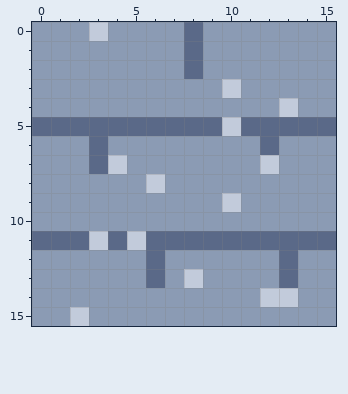
Two states of a pixel-art file, game/pixel-tiles/stone.aseprite. The picture above was drawn from the file before the commit.
16x16 pixels, 1 frame.
Once edited:
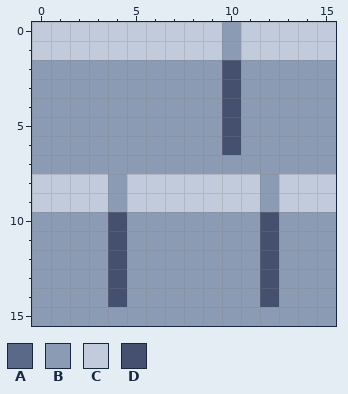
Palette (. is transparent): A #5a6988  B #8b9bb4  C #c2cbdb  D #454f6e
From old to new:
@@ x 0..15 @@
- 0 BBBCBBBBABBBBBBB
- 1 BBBBBBBBABBBBBBB
- 2 BBBBBBBBABBBBBBB
- 3 BBBBBBBBBBCBBBBB
- 4 BBBBBBBBBBBBBCBB
- 5 AAAAAAAAAACAAAAA
- 6 BBBABBBBBBBBABBB
- 7 BBBACBBBBBBBCBBB
- 8 BBBBBBCBBBBBBBBB
- 9 BBBBBBBBBBCBBBBB
-10 BBBBBBBBBBBBBBBB
-11 AAACACAAAAAAAAAA
-12 BBBBBBABBBBBBABB
-13 BBBBBBABCBBBBABB
-14 BBBBBBBBBBBBCCBB
-15 BBCBBBBBBBBBBBBB
+ 0 CCCCCCCCCCBCCCCC
+ 1 CCCCCCCCCCBCCCCC
+ 2 BBBBBBBBBBDBBBBB
+ 3 BBBBBBBBBBDBBBBB
+ 4 BBBBBBBBBBDBBBBB
+ 5 BBBBBBBBBBDBBBBB
+ 6 BBBBBBBBBBDBBBBB
+ 7 BBBBBBBBBBBBBBBB
+ 8 CCCCBCCCCCCCBCCC
+ 9 CCCCBCCCCCCCBCCC
+10 BBBBDBBBBBBBDBBB
+11 BBBBDBBBBBBBDBBB
+12 BBBBDBBBBBBBDBBB
+13 BBBBDBBBBBBBDBBB
+14 BBBBDBBBBBBBDBBB
+15 BBBBBBBBBBBBBBBB
Boxes around the changes in both pictures, in picture pixels (x1, y1, x2, y2):
changed: (32, 22, 336, 326)
